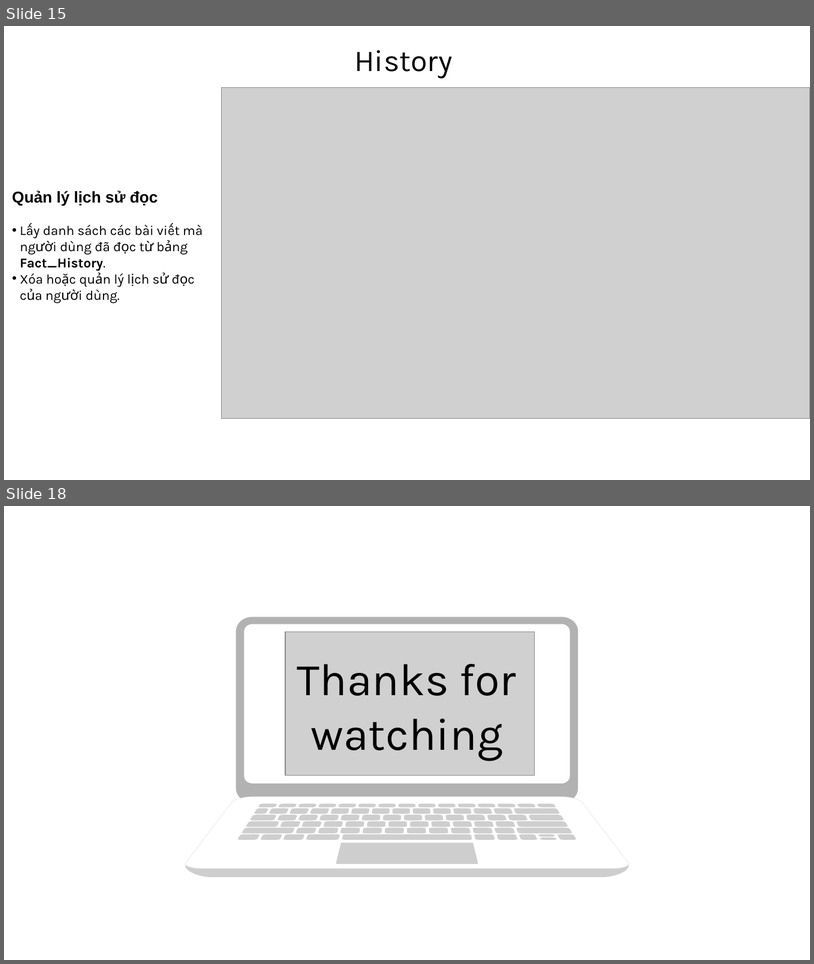
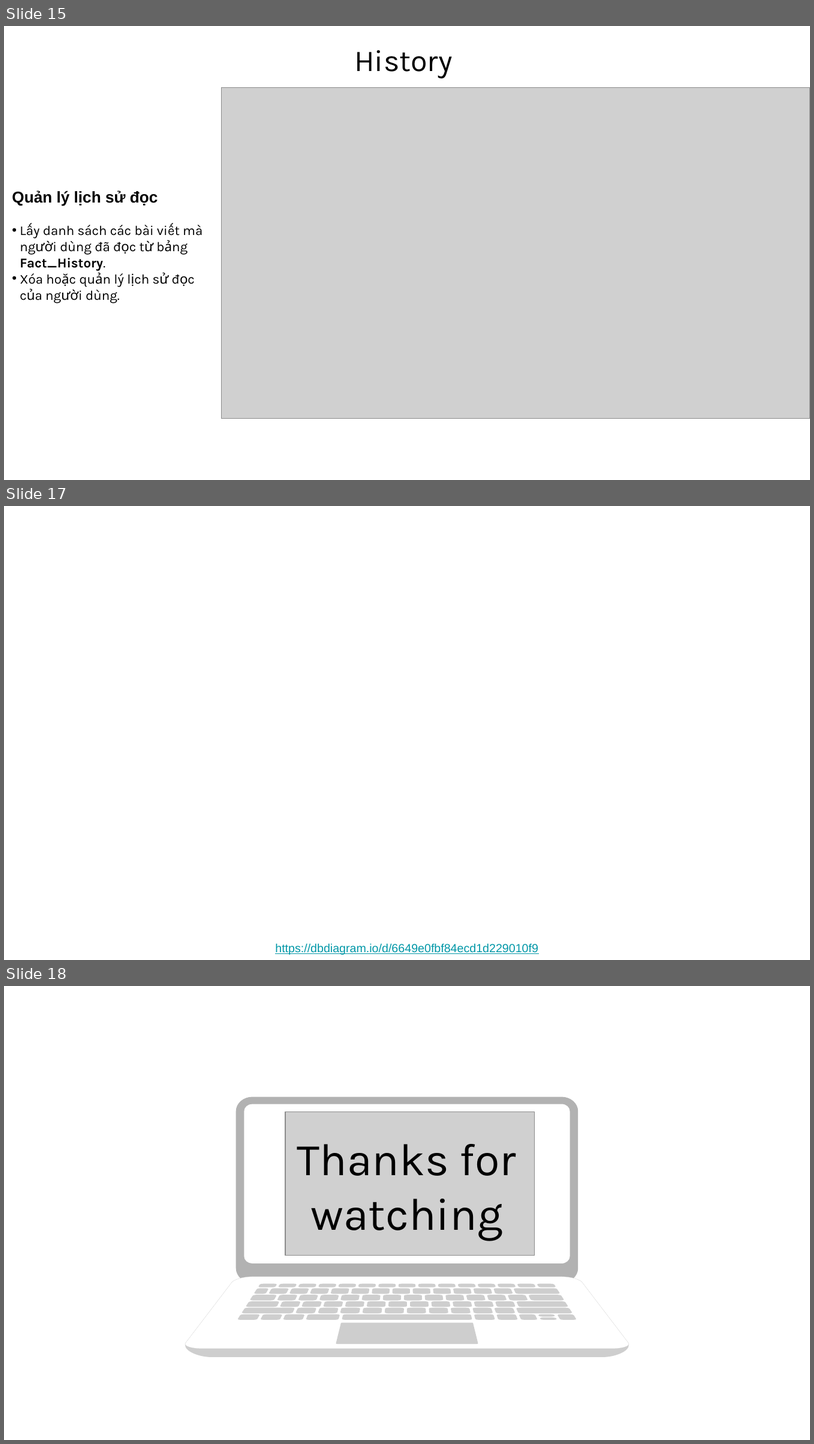
Before and after one commit to Kuunna/Mentorship_Program, a slide deck: Daily_dev Challenge/Daily_dev challenge.pptx. Shown one above the other, each under a label of ours: slides 15 and 18 before the commit, slides 15, 17 and 18 after it; the slides between them are not shown. The pictures are 814x964 and 814x1444 pixels, drawn with LibreOffice and Linux fonts; fonts in the diff are those of the drawing; grey boxes stand for pictures; background and template pictures are left out. Boxes give left, top, right and bottom in pixels: in the first picture for what was removed or moved away, otherwise in the second. Text is boxed around its words. In the diff, an @@ line names an element or a change of style, - is before the commit and + after.

```diff
--- a/Daily_dev Challenge/Daily_dev challenge.pptx
+++ b/Daily_dev Challenge/Daily_dev challenge.pptx
@@ slide 17 added at <box>4,506,810,960</box>, background picture (left out) @@
@@ text added at <box>275,943,539,954</box>, 14 pt, text #0097A7, underline @@
+https://dbdiagram.io/d/6649e0fbf84ecd1d229010f9
```
Also in this commit, not shown: 1 slide changed, 1 slide removed.
